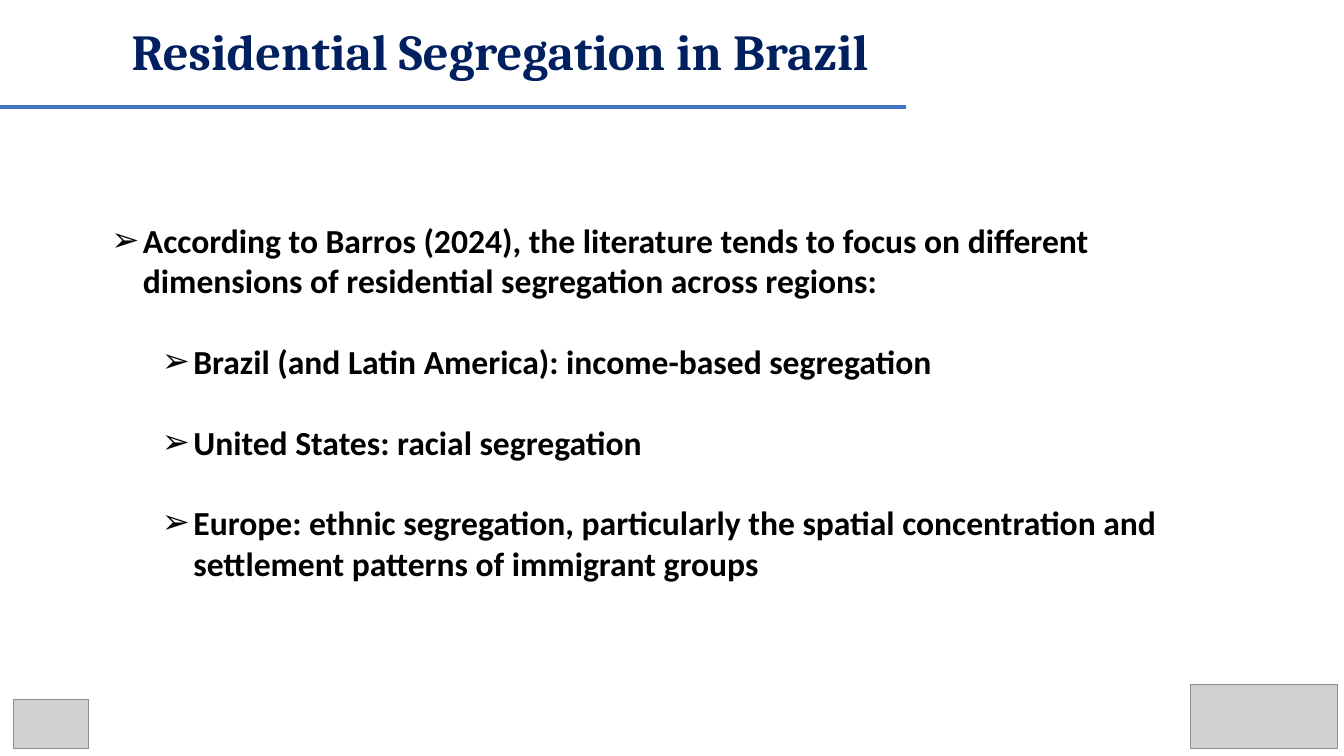
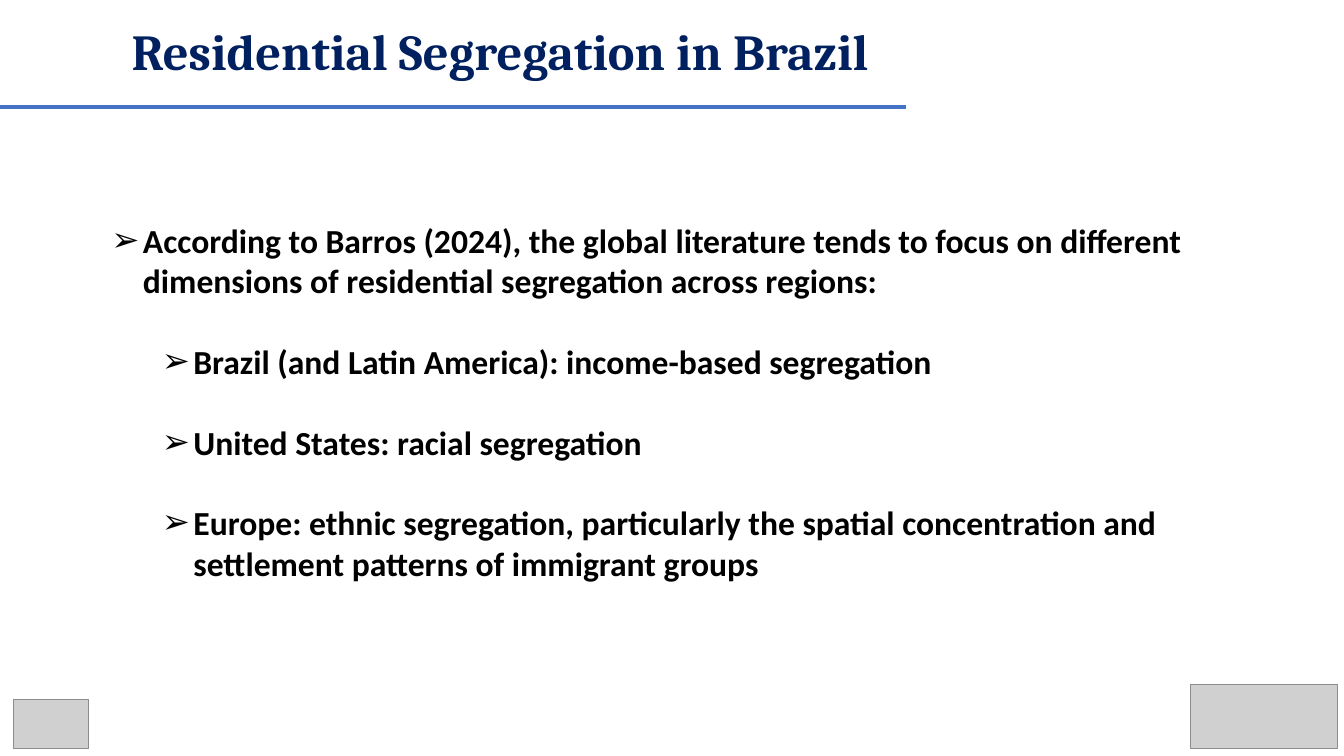
Before and after one commit to renanxcortes/segregation_brazil_pysal, a slide deck: slide 5 of submissao_sinape/apresentacao_sinape_v1.pptx. Drawn at 1344x756 pixels with LibreOffice and Linux fonts; fonts in the diff are those of the drawing; grey boxes stand for pictures. Boxes give left, top, right and bottom in pixels: in the first picture for what was removed or moved away, otherwise in the second. Text is boxed around its words. In the diff, an @@ line names an element or a change of style, - is before the commit and + after.

```diff
--- a/submissao_sinape/apresentacao_sinape_v1.pptx
+++ b/submissao_sinape/apresentacao_sinape_v1.pptx
@@ text at <box>143,228,1181,299</box>: text changed @@
-➢ According to Barros (2024), the literature tends to focus on different dimensions of residential segregation across regions:
+➢ According to Barros (2024), the global literature tends to focus on different dimensions of residential segregation across regions:
```
